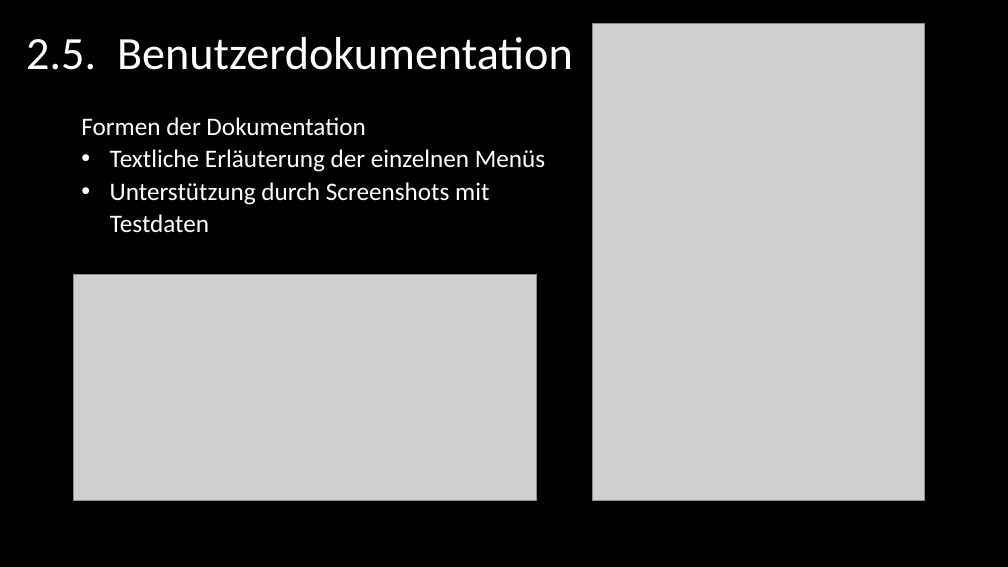
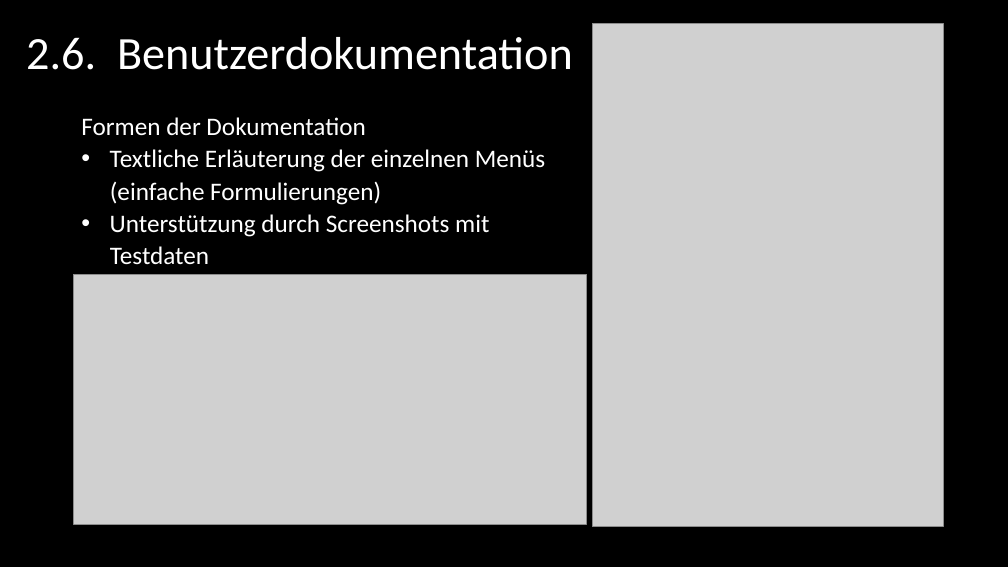
Before and after one commit to SE-Beleggruppe/Beleg_Planung, a slide deck: slide 23 of Präsentation/Felix - Dokumentation/SE_Dokumentation.pptx (slide 24 before the commit). Drawn at 1008x567 pixels with LibreOffice and Linux fonts; fonts in the diff are those of the drawing; grey boxes stand for pictures. Boxes give left, top, right and bottom in pixels: in the first picture for what was removed or moved away, otherwise in the second. Text is boxed around its words. In the diff, an @@ line names an element or a change of style, - is before the commit and + after.

```diff
--- a/Präsentation/Felix - Dokumentation/SE_Dokumentation.pptx
+++ b/Präsentation/Felix - Dokumentation/SE_Dokumentation.pptx
@@ picture: place and size @@
-picture at bbox=[592, 23, 925, 500]
+picture at bbox=[592, 23, 944, 526]
@@ title at bbox=[26, 37, 573, 70]: text changed @@
-2.5. Benutzerdokumentation
+2.6. Benutzerdokumentation
@@ text at bbox=[110, 182, 381, 205]: paragraph added @@
+  (einfache Formulierungen)
@@ picture: place and size @@
-picture at bbox=[74, 274, 537, 501]
+picture at bbox=[74, 274, 587, 525]
```
Also in this commit, not shown: 16 other slides changed, 2 slides added, 4 slides removed, 3 other files.
